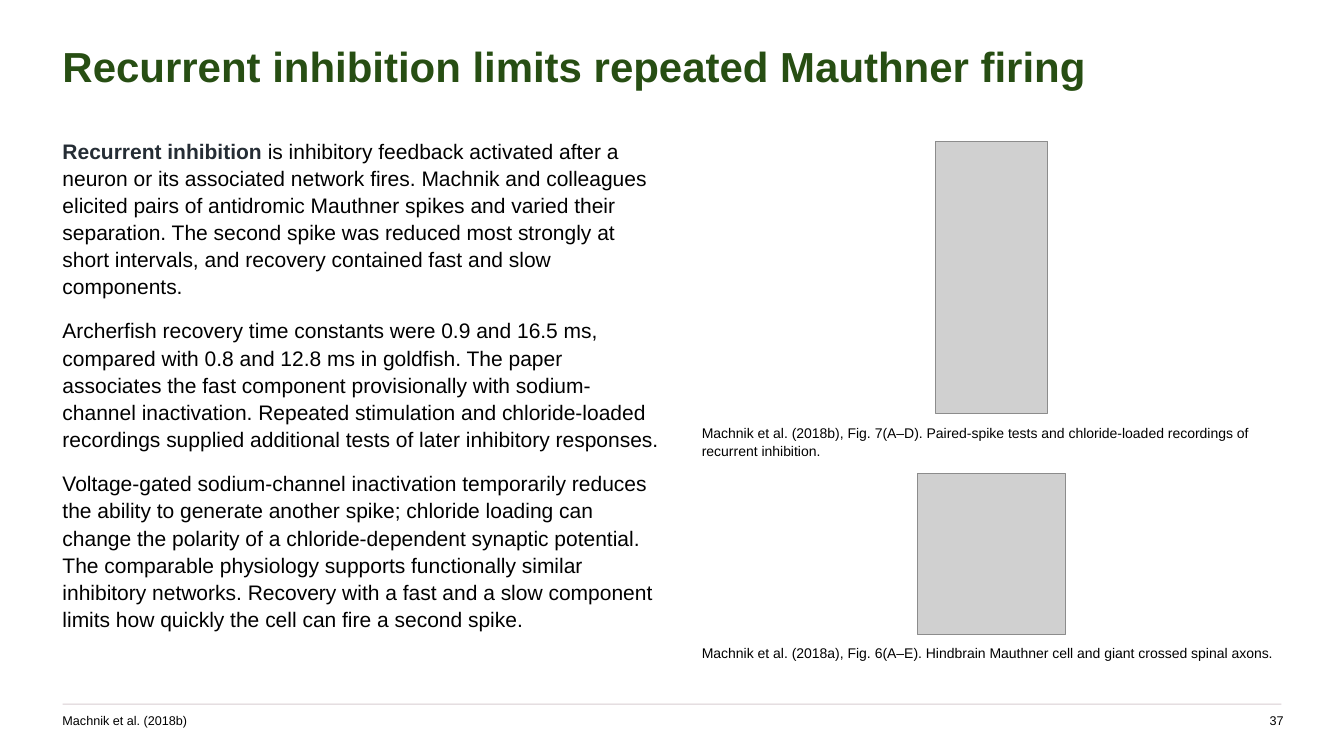
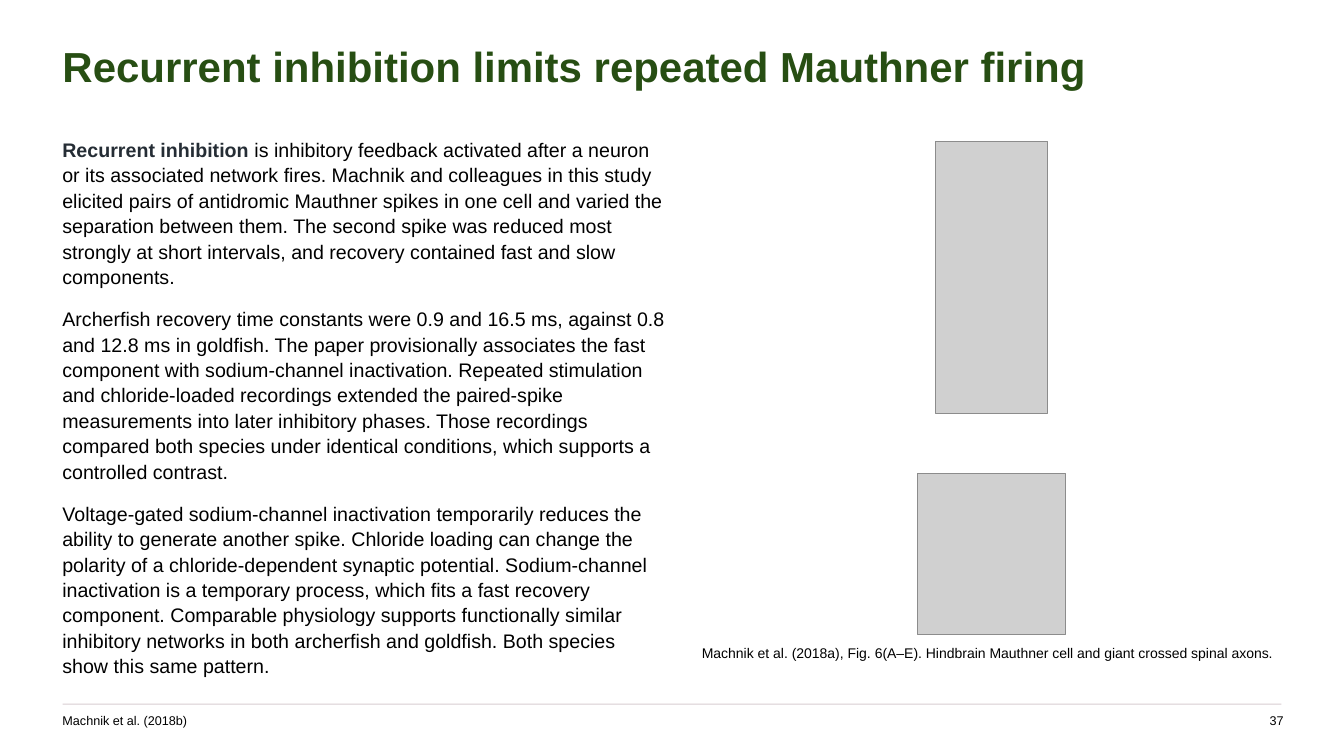
Before and after one commit to jordanxxlopez/NEUROETHOLOGY, a slide deck: slide 49 of scaffolded/Neuroethology_Lecture27_FA2026_SCAFFOLDED.pptx (slide 50 before the commit). Drawn at 1344x756 pixels with LibreOffice and Linux fonts; fonts in the diff are those of the drawing; grey boxes stand for pictures. Boxes give left, top, right and bottom in pixels: in the first picture for what was removed or moved away, otherwise in the second. Text is boxed around its words. In the diff, an @@ line names an element or a change of style, - is before the commit and + after.

```diff
--- a/scaffolded/Neuroethology_Lecture27_FA2026_SCAFFOLDED.pptx
+++ b/scaffolded/Neuroethology_Lecture27_FA2026_SCAFFOLDED.pptx
@@ text at (62,142,664,677): text changed; size 15 to 14 pt @@
-Recurrent inhibition is inhibitory feedback activated after a neuron or its associated network fires. Machnik and colleagues elicited pairs of antidromic Mauthner spikes and varied their separation. The second spike was reduced most strongly at short intervals, and recovery contained fast and slow components.
-Archerfish recovery time constants were 0.9 and 16.5 ms, compared with 0.8 and 12.8 ms in goldfish. The paper associates the fast component provisionally with sodium-channel inactivation. Repeated stimulation and chloride-loaded recordings supplied additional tests of later inhibitory responses.
-Voltage-gated sodium-channel inactivation temporarily reduces the ability to generate another spike; chloride loading can change the polarity of a chloride-dependent synaptic potential. The comparable physiology supports functionally similar inhibitory networks. Recovery with a fast and a slow component limits how quickly the cell can fire a second spike.
+Recurrent inhibition is inhibitory feedback activated after a neuron or its associated network fires. Machnik and colleagues in this study elicited pairs of antidromic Mauthner spikes in one cell and varied the separation between them. The second spike was reduced most strongly at short intervals, and recovery contained fast and slow components.
+Archerfish recovery time constants were 0.9 and 16.5 ms, against 0.8 and 12.8 ms in goldfish. The paper provisionally associates the fast component with sodium-channel inactivation. Repeated stimulation and chloride-loaded recordings extended the paired-spike measurements into later inhibitory phases. Those recordings compared both species under identical conditions, which supports a controlled contrast.
+Voltage-gated sodium-channel inactivation temporarily reduces the ability to generate another spike. Chloride loading can change the polarity of a chloride-dependent synaptic potential. Sodium-channel inactivation is a temporary process, which fits a fast recovery component. Comparable physiology supports functionally similar inhibitory networks in both archerfish and goldfish. Both species show this same pattern.
@@ text removed at (702,428,1249,456) @@
-Machnik et al. (2018b), Fig. 7(A–D). Paired-spike tests and chloride-loaded recordings of recurrent inhibition.
```
Also in this commit, not shown: 51 other slides changed, 7 slides added, 7 slides removed, 4 other files.
